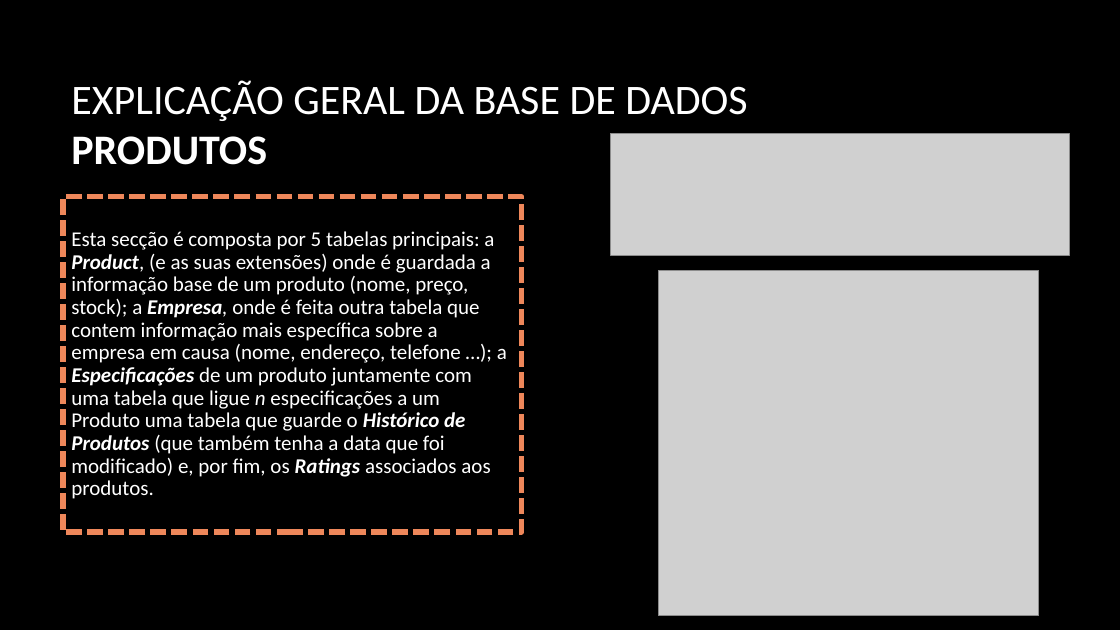
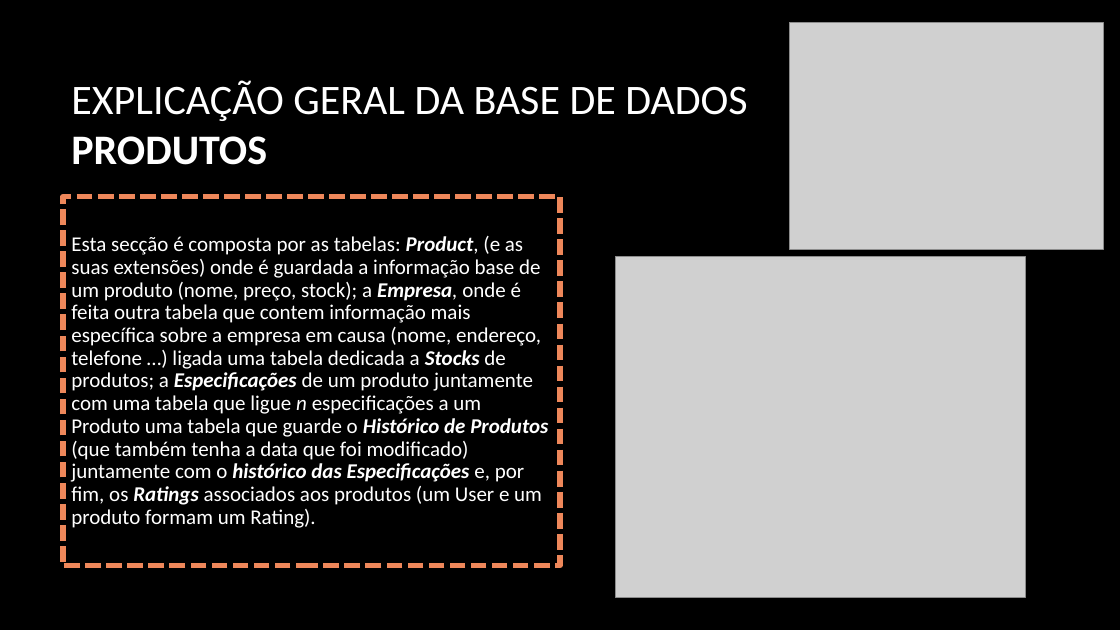
Before and after one commit to PolpEdu/Trabalho-Pr-ticpo, a slide deck: slide 6 of Trabalho prático.pptx. Drawn at 1120x630 pixels with LibreOffice and Linux fonts; fonts in the diff are those of the drawing; grey boxes stand for pictures; background and template pictures are left out. Boxes give left, top, right and bottom in pixels: in the first picture for what was removed or moved away, otherwise in the second. Text is boxed around its words. In the diff, an @@ line names an element or a change of style, - is before the commit and + after.

```diff
--- a/Trabalho prático.pptx
+++ b/Trabalho prático.pptx
@@ picture added at (790,23,1104,250) @@
@@ picture removed at (610,133,1069,255) @@
@@ rectangle "Esta secção é composta por ...": place and size @@
-rectangle "Esta secção é composta por ..." at (63,197,522,532)
+rectangle "Esta secção é composta por ..." at (63,197,560,565)
@@ text in rectangle at (71,236,548,528): text changed @@
-Esta secção é composta por 5 tabelas principais: a Product, (e as suas extensões) onde é guardada a informação base de um produto (nome, preço, stock); a Empresa, onde é feita outra tabela que contem informação mais específica sobre a empresa em causa (nome, endereço, telefone …); a Especificações de um produto juntamente com uma tabela que ligue n especificações a um Produto uma tabela que guarde o Histórico de Produtos (que também tenha a data que foi modificado) e, por fim, os Ratings associados aos produtos.
+Esta secção é composta por as tabelas: Product, (e as suas extensões) onde é guardada a informação base de um produto (nome, preço, stock); a Empresa, onde é feita outra tabela que contem informação mais específica sobre a empresa em causa (nome, endereço, telefone …) ligada uma tabela dedicada a Stocks de produtos; a Especificações de um produto juntamente com uma tabela que ligue n especificações a um Produto uma tabela que guarde o Histórico de Produtos (que também tenha a data que foi modificado) juntamente com o histórico das Especificações e, por fim, os Ratings associados aos produtos (um User e um produto formam um Rating).
@@ picture: place and size @@
-picture at (659,271,1039,616)
+picture at (615,257,1025,598)
```
Also in this commit, not shown: 10 other slides changed, 3 slides added, 4 other files.
